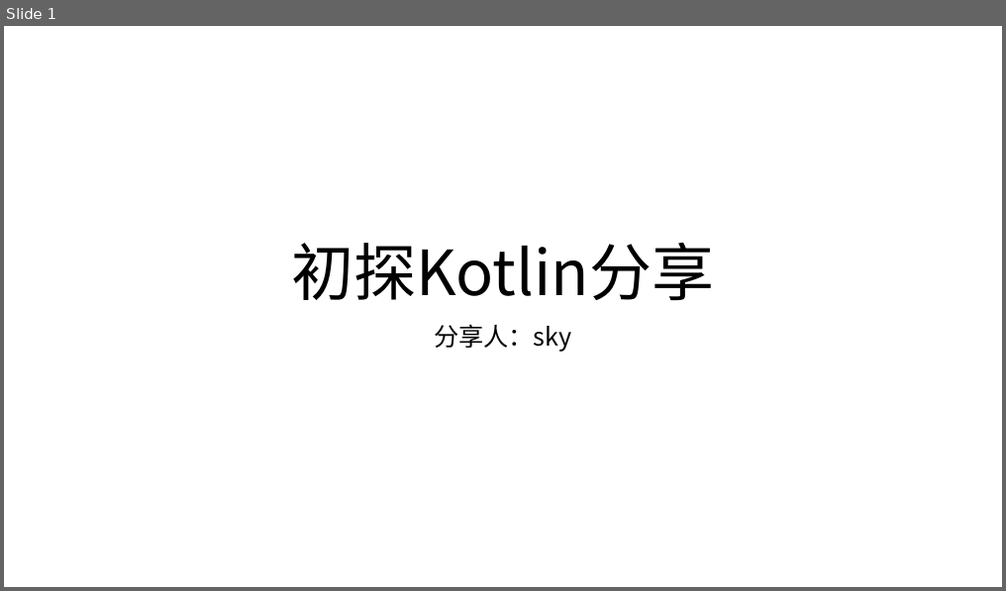
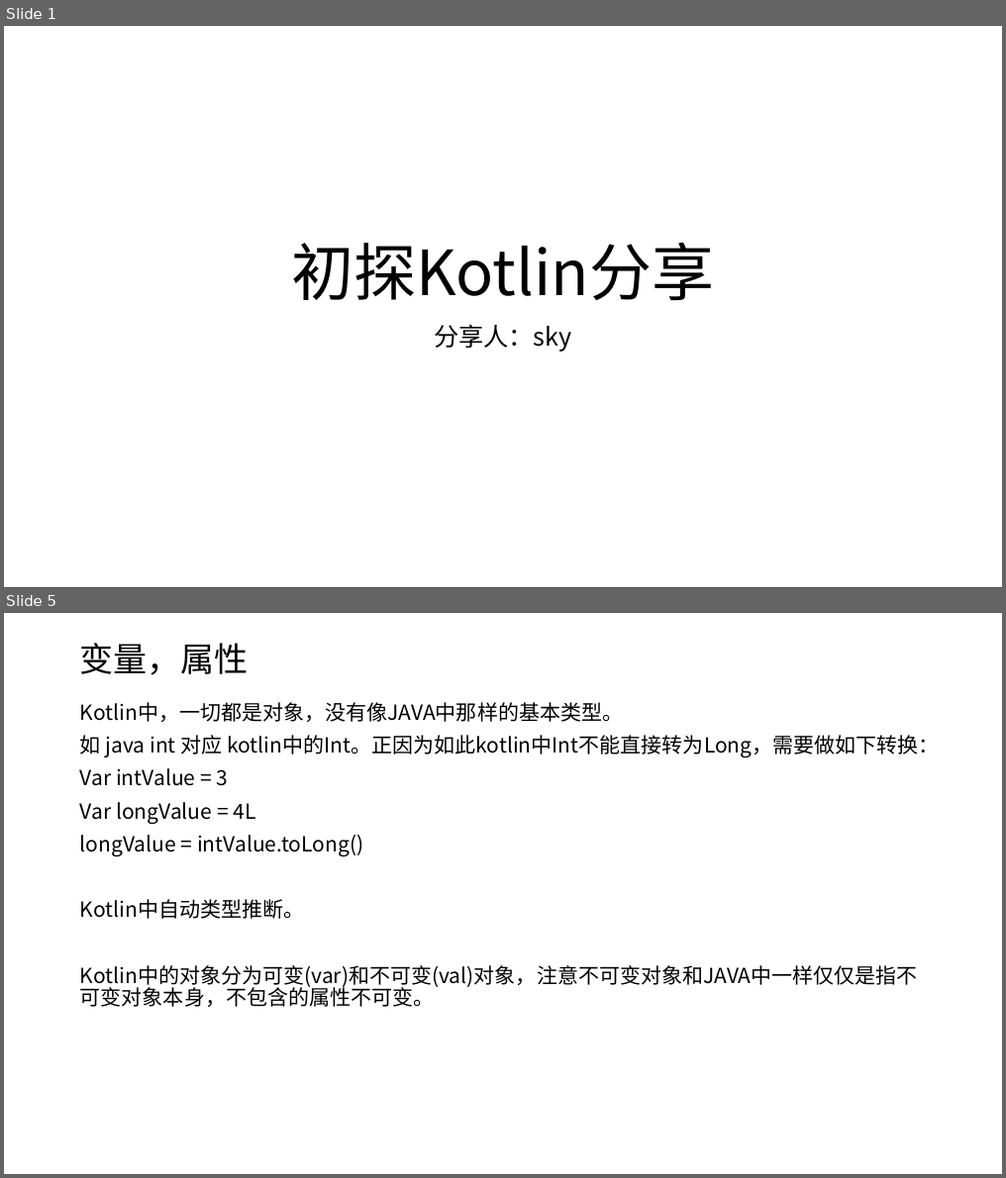
Before and after one commit to shenbibo/KotlinWeather, a slide deck: docs/初探kotlin.pptx. Shown one above the other, each under a label of ours: slide 1 before the commit, slides 1 and 5 after it; the slides between them are not shown. The pictures are 1006x591 and 1006x1178 pixels, drawn with LibreOffice and Linux fonts; fonts in the diff are those of the drawing. Boxes give left, top, right and bottom in pixels: in the first picture for what was removed or moved away, otherwise in the second. Text is boxed around its words. In the diff, an @@ line names an element or a change of style, - is before the commit and + after.

```diff
--- a/docs/初探kotlin.pptx
+++ b/docs/初探kotlin.pptx
@@ slide 5 added at [4, 613, 1002, 1174], background #FFFFFF @@
@@ title added at [80, 643, 249, 675], 32.4 pt, text #000000 @@
+变量，属性
@@ text added at [80, 702, 940, 1007], 20 pt, text #000000 @@
+Kotlin中，一切都是对象，没有像JAVA中那样的基本类型。
+如 java int 对应 kotlin中的Int。正因为如此kotlin中Int不能直接转为Long，需要做如下转换：
+Var intValue = 3
+Var longValue = 4L
+longValue = intValue.toLong()
+Kotlin中自动类型推断。
+Kotlin中的对象分为可变(var)和不可变(val)对象，注意不可变对象和JAVA中一样仅仅是指不可变对象本身，不包含的属性不可变。
```
Also in this commit, not shown: 2 slides changed, 1 other slide added.
